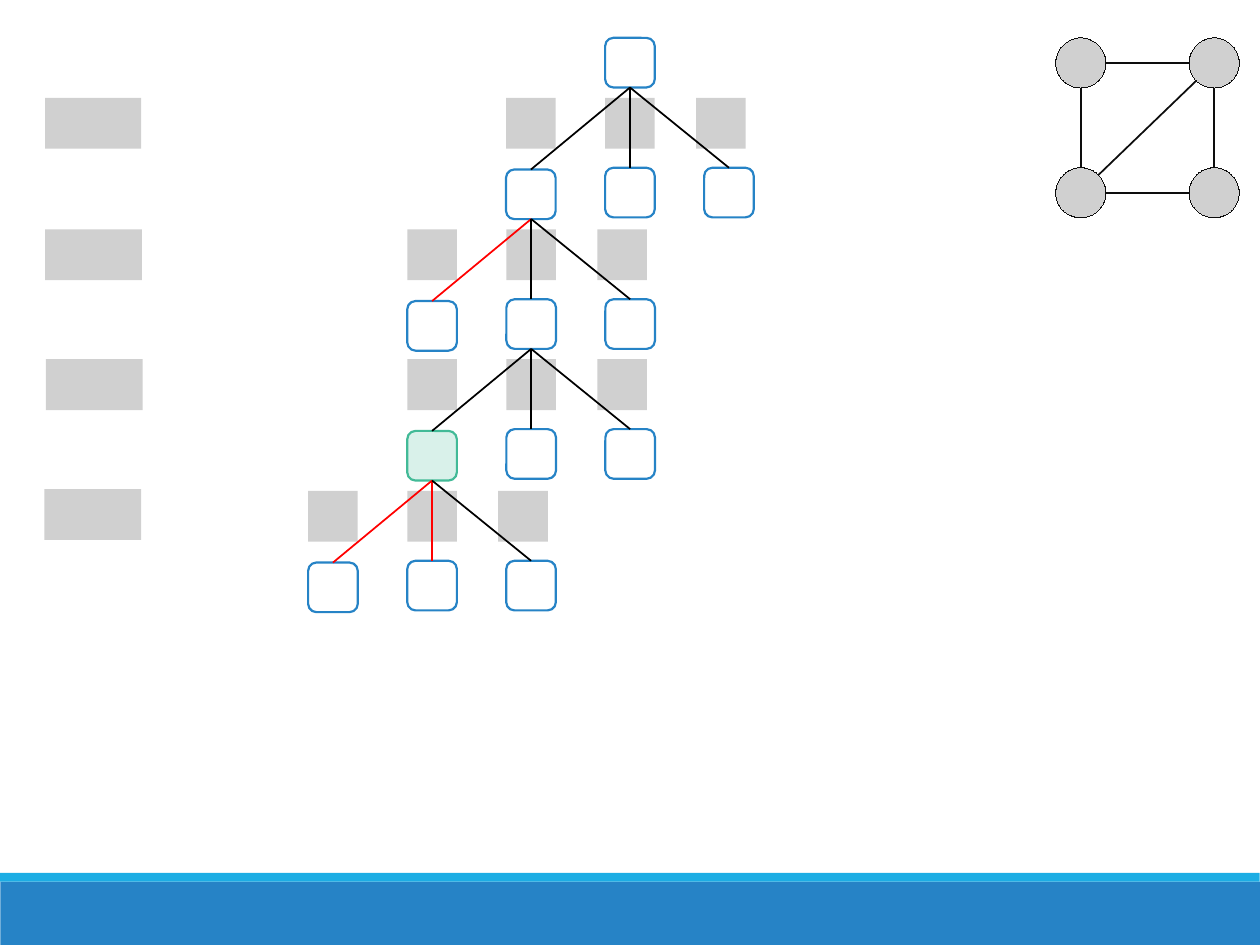
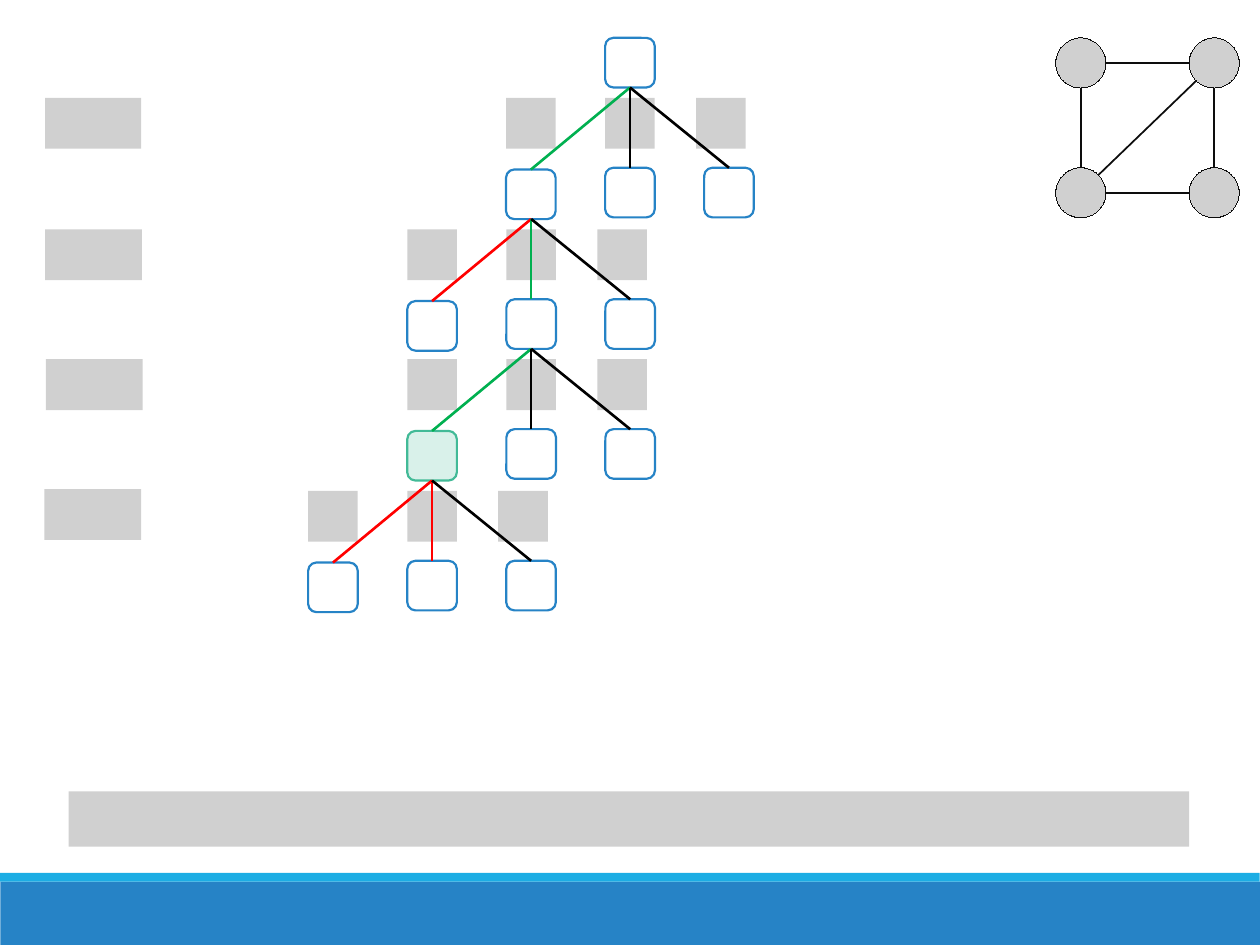
Before and after one commit to chris-carstens/2020-2, a slide deck: slide 61 of Clases/14 - Backtracking/Backtracking.pptx (slide 59 before the commit). Drawn at 1260x945 pixels with LibreOffice and Linux fonts; fonts in the diff are those of the drawing; grey boxes stand for pictures. Boxes give left, top, right and bottom in pixels: in the first picture for what was removed or moved away, otherwise in the second. Text is boxed around its words. In the diff, an @@ line names an element or a change of style, - is before the commit and + after.

```diff
--- a/Clases/14 - Backtracking/Backtracking.pptx
+++ b/Clases/14 - Backtracking/Backtracking.pptx
@@ line (630, 87) - (530, 170): stroke #000000 1 pt to #00B050 1.5 pt @@
@@ line (630, 87) - (630, 168): stroke #000000 1 pt to #000000 1.5 pt @@
@@ line (630, 87) - (730, 168): stroke #000000 1 pt to #000000 1.5 pt @@
@@ line (532, 219) - (432, 301): stroke #FF0000 1 pt to #FF0000 1.5 pt @@
@@ line (532, 219) - (532, 300): stroke #000000 1 pt to #00B050 1.5 pt @@
@@ line (532, 219) - (630, 300): stroke #000000 1 pt to #000000 1.5 pt @@
@@ line (532, 349) - (432, 431): stroke #000000 1 pt to #00B050 1.5 pt @@
@@ picture added at (68, 791, 1188, 847) @@
```
Also in this commit, not shown: 19 other slides changed, 4 slides added, 3 other files.
